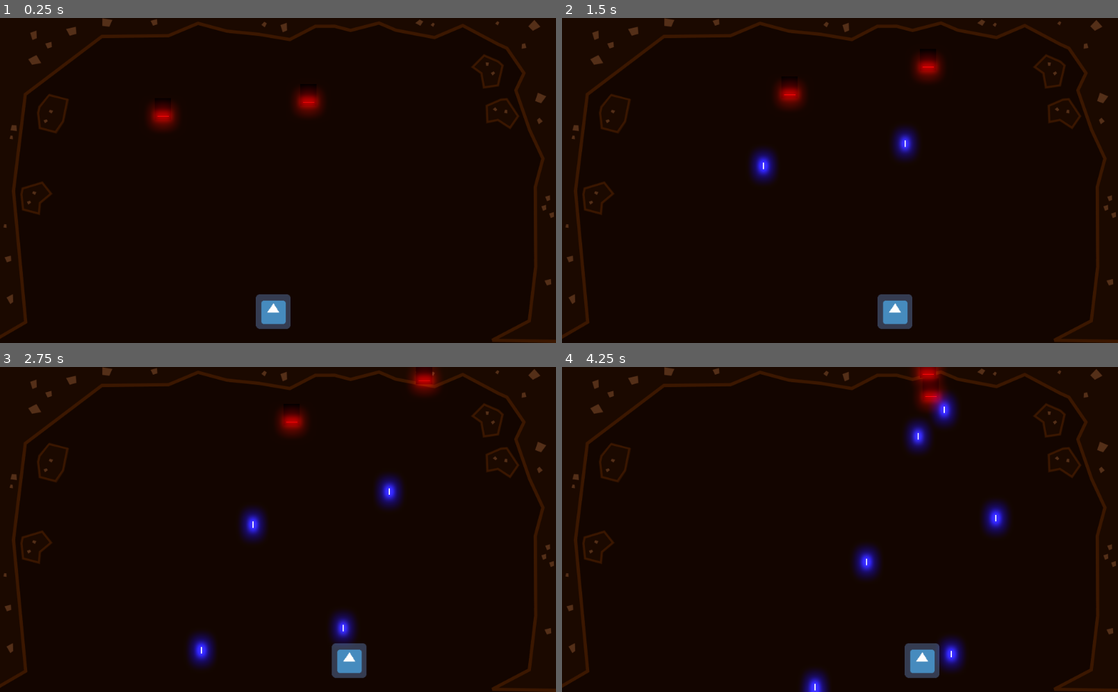
Above: before the commit, frames 1-4 (two rows, left to right).
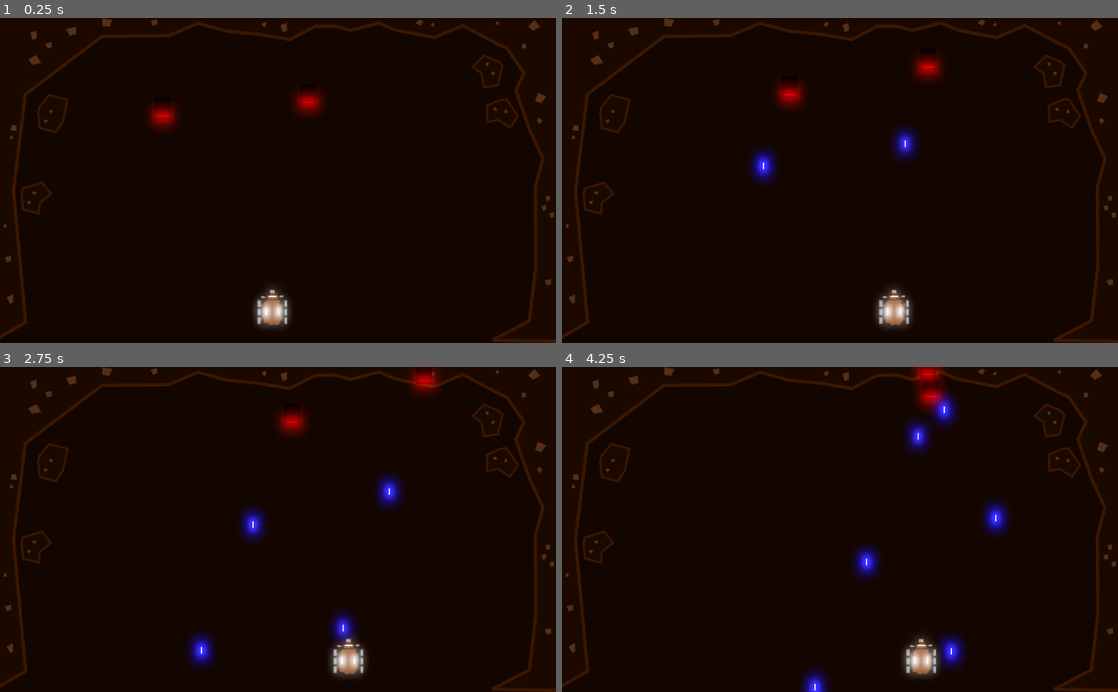
Above: after the commit, the same moments.

Repository: GameDrivenDesign/punk-wolf
Game: Godot game, scene res://game.tscn
Same seed, same stepped clock (60 frames per second), same inputs: the game is played once before the commit and once after it. The engine's default icon, where the game draws it, is replaced by a stand-in: a white triangle on a blue panel in a dark square.
Inputs:
- Up to frame 1 (0.25 s): no input
- Up to frame 2 (1.5 s): hold Right (ui_right) 0.53-1.28 s; hold Left (ui_left) from 1.28 s (still down)
- Up to frame 3 (2.75 s): release Left (ui_left) at 2.03 s; hold Right (ui_right) from 2.03 s (still down)
- Up to frame 4 (4.25 s): release Right (ui_right) at 3.53 s; hold Left (ui_left) from 3.53 s (still down)

The runs differ from the first frame. In frame 1, 0.7% of the frame differs, in the area x 45-53%, y 83-96%; in frame 2, 0.7%; in frame 3, 0.7%; in frame 4, 0.9%, in the area x 61-72%, y 82-96%.

Commit message:
add sheep graphic

Diff:
--- /dev/null
+++ b/sheep.svg
@@ -0,0 +1,203 @@
+<?xml version="1.0" encoding="UTF-8" standalone="no"?>
+<svg
+   xmlns:dc="http://purl.org/dc/elements/1.1/"
+   xmlns:cc="http://creativecommons.org/ns#"
+   xmlns:rdf="http://www.w3.org/1999/02/22-rdf-syntax-ns#"
+   xmlns:svg="http://www.w3.org/2000/svg"
+   xmlns="http://www.w3.org/2000/svg"
+   xmlns:sodipodi="http://sodipodi.sourceforge.net/DTD/sodipodi-0.dtd"
+   xmlns:inkscape="http://www.inkscape.org/namespaces/inkscape"
+   width="14.66008mm"
+   height="21.227011mm"
+   viewBox="0 0 14.66008 21.227011"
+   version="1.1"
+   id="svg1530"
+   inkscape:version="1.0.1 (3bc2e813f5, 2020-09-07)"
+   sodipodi:docname="sheep.svg">
+  <defs
+     id="defs1524" />
+  <sodipodi:namedview
+     id="base"
+     pagecolor="#ffffff"
+     bordercolor="#666666"
+     borderopacity="1.0"
+     inkscape:pageopacity="0.0"
+     inkscape:pageshadow="2"
+     inkscape:zoom="3.959798"
+     inkscape:cx="2.0342117"
+     inkscape:cy="51.500141"
+     inkscape:document-units="mm"
+     inkscape:current-layer="layer1"
+     inkscape:document-rotation="0"
+     showgrid="false"
+     inkscape:window-width="1920"
+     inkscape:window-height="1016"
+     inkscape:window-x="1920"
+     inkscape:window-y="27"
+     inkscape:window-maximized="1" />
+  <metadata
+     id="metadata1527">
+    <rdf:RDF>
+      <cc:Work
+         rdf:about="">
+        <dc:format>image/svg+xml</dc:format>
+        <dc:type
+           rdf:resource="http://purl.org/dc/dcmitype/StillImage" />
+        <dc:title></dc:title>
+      </cc:Work>
+    </rdf:RDF>
+  </metadata>
+  <g
+     inkscape:label="Layer 1"
+     inkscape:groupmode="layer"
+     id="layer1"
+     transform="translate(-73.374629,-156.50448)">
+    <rect
+       style="fill:#502d16;fill-opacity:1;stroke:#000000;stroke-width:0.287487;stroke-miterlimit:4;stroke-dasharray:none"
+       id="rect2145"
+       width="0.99213988"
+       height="2.7466166"
+       x="173.8922"
+       y="66.720901"
+       ry="0.016956782"
+       transform="rotate(45)" />
+    <rect
+       style="fill:#502d16;fill-opacity:1;stroke:#000000;stroke-width:0.287487;stroke-miterlimit:4;stroke-dasharray:none"
+       id="rect2137"
+       width="0.99213988"
+       height="2.7466166"
+       x="173.8922"
+       y="66.720901"
+       ry="0.016956782"
+       transform="rotate(45)" />
+    <rect
+       style="fill:#502d16;fill-opacity:1;stroke:#000000;stroke-width:0.287487;stroke-miterlimit:4;stroke-dasharray:none"
+       id="rect2139"
+       width="0.99213988"
+       height="2.7466166"
+       x="59.827827"
+       y="180.78526"
+       ry="0.016956782"
+       transform="matrix(-0.70710678,0.70710678,0.70710678,0.70710678,0,0)" />
+    <rect
+       style="fill:#502d16;fill-opacity:1;stroke:#000000;stroke-width:0.287487;stroke-miterlimit:4;stroke-dasharray:none"
+       id="rect2141"
+       width="0.99213988"
+       height="2.7466166"
+       x="-63.305771"
+       y="-170.47707"
+       ry="0.016956782"
+       transform="matrix(0.70710678,-0.70710678,-0.70710678,-0.70710678,0,0)" />
+    <rect
+       style="fill:#502d16;fill-opacity:1;stroke:#000000;stroke-width:0.287487;stroke-miterlimit:4;stroke-dasharray:none"
+       id="rect2143"
+       width="0.99213988"
+       height="2.7466166"
+       x="-177.37013"
+       y="-56.412704"
+       ry="0.016956782"
+       transform="rotate(-135)" />
+    <rect
+       style="fill:#502d16;fill-opacity:1;stroke:#000000;stroke-width:0.287487;stroke-miterlimit:4;stroke-dasharray:none"
+       id="rect2149"
+       width="0.99213988"
+       height="2.7466166"
+       x="-168.09885"
+       y="-76.534554"
+       ry="0.016956782"
+       transform="matrix(0,-1,-1,0,0,0)" />
+    <rect
+       style="fill:#502d16;fill-opacity:1;stroke:#000000;stroke-width:0.287487;stroke-miterlimit:4;stroke-dasharray:none"
+       id="rect2151"
+       width="0.99213988"
+       height="2.7466166"
+       x="-168.09885"
+       y="84.77681"
+       ry="0.016956782"
+       transform="rotate(-90)" />
+    <path
+       style="fill:none;stroke:#000000;stroke-width:0.375128;stroke-linecap:butt;stroke-linejoin:miter;stroke-miterlimit:4;stroke-dasharray:none;stroke-opacity:1"
+       d="m 81.000229,174.16108 -1.710052,2.07469 1.311187,1.23441"
+       id="path2153" />
+    <path
+       style="fill:#803300;stroke:#000000;stroke-width:0.561527;stroke-linecap:butt;stroke-linejoin:miter;stroke-miterlimit:4;stroke-dasharray:none;stroke-opacity:1;paint-order:normal"
+       d="m 78.256579,173.35058 c -0.75036,0.33983 -3.162356,-0.0393 -1.998375,-1.86208 -0.947926,-1.09637 -0.793816,-2.26399 -0.05537,-3.64089 -0.660474,-1.01316 -0.738092,-2.6898 0.329696,-2.8001 -0.327769,-1.02793 -0.542202,-2.72294 0.711911,-2.78293 -0.160051,-1.58625 5.76731,-2.21442 5.746869,-0.89563 1.467881,-0.2812 2.166809,1.07387 1.232249,1.98869 1.299858,0.22828 2.051368,4.1838 0.523265,4.97891 1.203244,1.15303 0.994557,3.80238 -0.256049,4.15773 0.590916,1.26829 -2.123276,2.64193 -3.18878,1.42928 -0.861945,1.2197 -3.001201,0.57436 -3.045417,-0.57297 z"
+       id="path2095"
+       sodipodi:nodetypes="cccccccccccc" />
+    <rect
+       style="fill:#cccccc;stroke:#808080;stroke-width:0.619608;stroke-miterlimit:4;stroke-dasharray:none"
+       id="rect2115"
+       width="0.99213988"
+       height="2.7466166"
+       x="73.684433"
+       y="162.25966"
+       ry="0.016956782" />
+    <rect
+       style="fill:#cccccc;stroke:#808080;stroke-width:0.619608;stroke-miterlimit:4;stroke-dasharray:none"
+       id="rect2117"
+       width="0.99213988"
+       height="2.7466166"
+       x="73.684433"
+       y="166.35796"
+       ry="0.016956782" />
+    <rect
+       style="fill:#cccccc;stroke:#808080;stroke-width:0.619608;stroke-miterlimit:4;stroke-dasharray:none"
+       id="rect2119"
+       width="0.99213988"
+       height="2.7466166"
+       x="73.684433"
+       y="170.49342"
+       ry="0.016956782" />
+    <rect
+       style="fill:#cccccc;stroke:#808080;stroke-width:0.619608;stroke-miterlimit:4;stroke-dasharray:none"
+       id="rect2121"
+       width="0.99213988"
+       height="2.7466166"
+       x="86.732765"
+       y="162.25966"
+       ry="0.016956782" />
+    <rect
+       style="fill:#cccccc;stroke:#808080;stroke-width:0.619608;stroke-miterlimit:4;stroke-dasharray:none"
+       id="rect2123"
+       width="0.99213988"
+       height="2.7466166"
+       x="86.732765"
+       y="166.35796"
+       ry="0.016956782" />
+    <rect
+       style="fill:#cccccc;stroke:#808080;stroke-width:0.619608;stroke-miterlimit:4;stroke-dasharray:none"
+       id="rect2125"
+       width="0.99213988"
+       height="2.7466166"
+       x="86.732765"
+       y="170.49342"
+       ry="0.016956782" />
+    <path
+       style="fill:#d38d5f;stroke:#000000;stroke-width:0.375128;stroke-linecap:butt;stroke-linejoin:miter;stroke-miterlimit:4;stroke-dasharray:none;stroke-opacity:1"
+       d="m 77.952157,160.42702 c 0,0 -3.035824,-1.56996 -3.098943,-0.11926 -0.06312,1.45069 3.165734,0.39309 3.165734,0.39309"
+       id="path2131" />
+    <path
+       style="fill:#d38d5f;stroke:#000000;stroke-width:0.375128;stroke-linecap:butt;stroke-linejoin:miter;stroke-miterlimit:4;stroke-dasharray:none;stroke-opacity:1"
+       d="m 83.054565,160.08447 c 0,0 3.035824,-1.56997 3.098943,-0.11927 0.06312,1.4507 -3.165734,0.3931 -3.165734,0.3931"
+       id="path2133" />
+    <rect
+       style="fill:#d38d5f;fill-opacity:1;stroke:#000000;stroke-width:0.440327;stroke-miterlimit:4;stroke-dasharray:none"
+       id="rect2135"
+       width="2.6569147"
+       height="2.4441462"
+       x="79.233467"
+       y="156.72464"
+       ry="0.022985132" />
+    <path
+       style="fill:#803300;fill-opacity:1;stroke:#000000;stroke-width:0.551073;stroke-linecap:butt;stroke-linejoin:miter;stroke-miterlimit:4;stroke-dasharray:none;stroke-opacity:1"
+       d="m 78.018948,160.70085 c -1.099911,-0.57447 -0.0069,-1.86641 1.123891,-1.17103 0.296674,-1.14317 1.764942,-0.98326 2.383255,-0.36104 0.906585,-0.57233 2.625295,0.47196 2.130929,1.18708 0.766138,0.5799 -1.057805,1.64906 -1.818104,0.94876 -0.394928,0.68058 -1.757456,0.72833 -2.016373,0.14276 -0.604622,0.73222 -2.677833,0.13018 -1.803598,-0.74653 z"
+       id="path2129"
+       sodipodi:nodetypes="ccccccc" />
+    <circle
+       style="fill:#000000;fill-opacity:1;stroke:none;stroke-width:0.287488;stroke-linecap:butt;stroke-linejoin:miter;stroke-miterlimit:4;stroke-dasharray:none;paint-order:normal"
+       id="path2155"
+       cx="80.456177"
+       cy="177.28369"
+       r="0.44779572" />
+  </g>
+</svg>
--- a/sheep.tscn
+++ b/sheep.tscn
@@ -1,16 +1,50 @@
 [gd_scene load_steps=4 format=2]
 
-[ext_resource path="res://icon.png" type="Texture" id=1]
+[ext_resource path="res://sheep.svg" type="Texture" id=1]
 [ext_resource path="res://sheep.gd" type="Script" id=2]
 
 [sub_resource type="RectangleShape2D" id=1]
-extents = Vector2( 27.7458, 27.956 )
+extents = Vector2( 27.7458, 31.5186 )
 
 [node name="Node2D" type="KinematicBody2D"]
 script = ExtResource( 2 )
 
-[node name="Sprite" type="Sprite" parent="."]
+[node name="sheep" type="Sprite" parent="."]
+position = Vector2( -1.31287, -1.37996 )
 texture = ExtResource( 1 )
 
 [node name="CollisionShape2D" type="CollisionShape2D" parent="."]
+position = Vector2( 0, -2.99662 )
 shape = SubResource( 1 )
+
+[node name="ColorRect" type="ColorRect" parent="."]
+margin_left = -8.0
+margin_top = -29.0
+margin_right = 6.0
+margin_bottom = -27.0
+color = Color( 2, 2, 2, 1 )
+__meta__ = {
+"_edit_use_anchors_": false
+}
+
+[node name="ColorRect2" type="ColorRect" parent="."]
+margin_left = -11.8377
+margin_top = -6.64143
+margin_right = 2.16234
+margin_bottom = -4.64143
+rect_rotation = 90.0
+color = Color( 4, 4, 4, 1 )
+__meta__ = {
+"_edit_use_anchors_": false
+}
+
+[node name="ColorRect3" type="ColorRect" parent="."]
+margin_left = 10.8546
+margin_top = -7.14199
+margin_right = 24.8546
+margin_bottom = -5.14199
+rect_rotation = 90.0
+color = Color( 4, 4, 4, 1 )
+__meta__ = {
+"_edit_use_anchors_": false
+}
Not shown, added: sheep.svg.import
